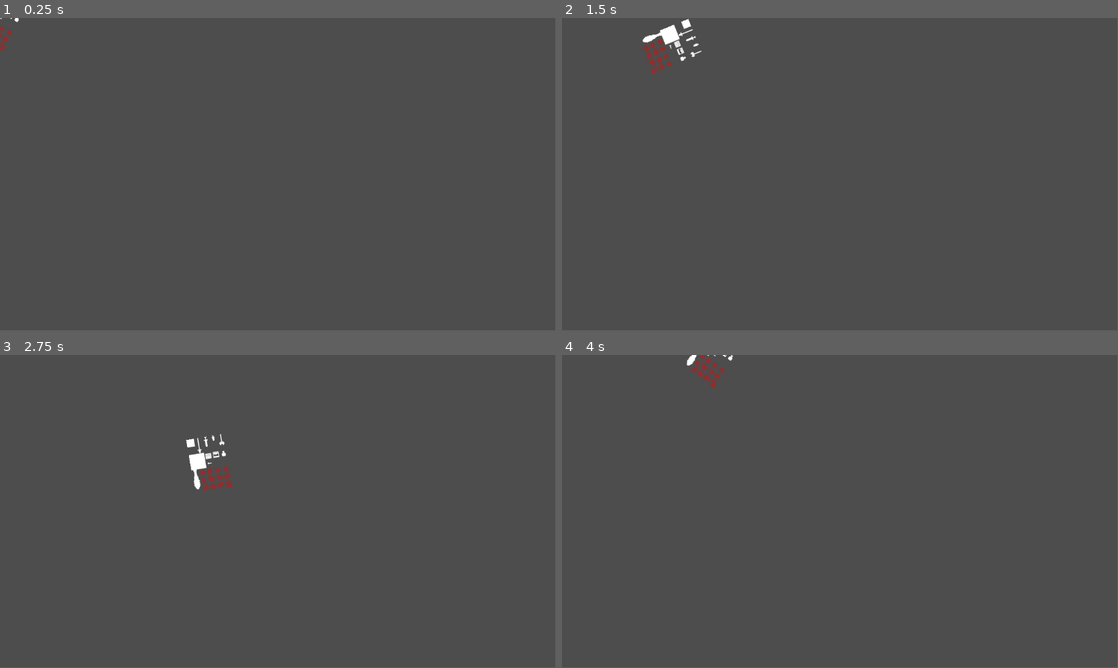
Above: before the commit, frames 1-4 (two rows, left to right).
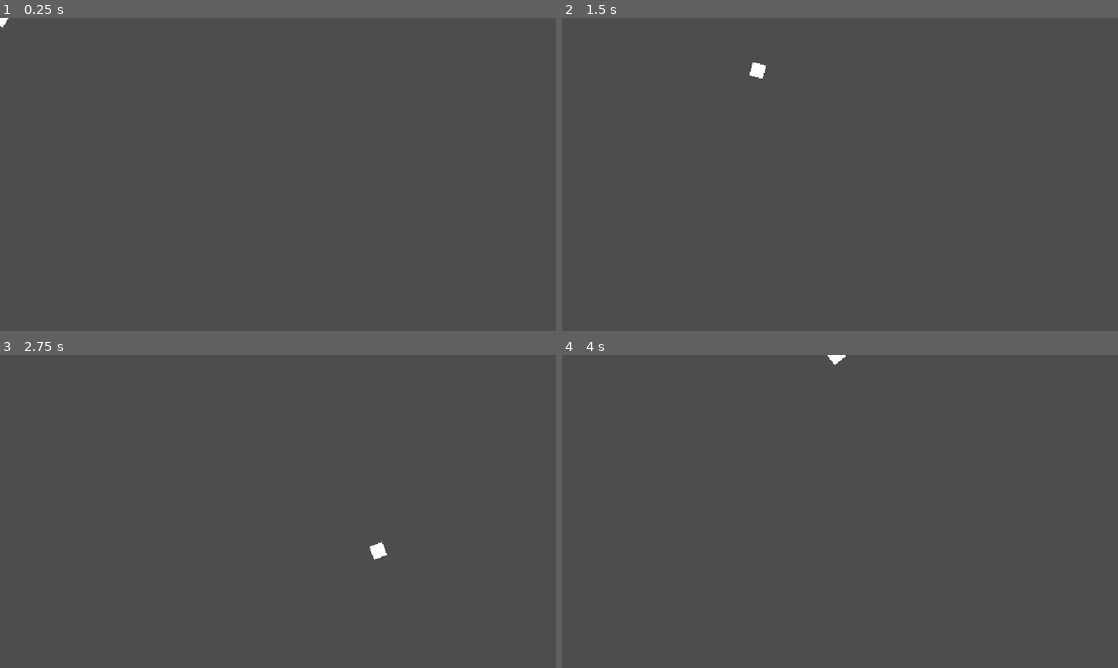
Above: after the commit, the same moments.

Repository: zMenta/Cubesh
Game: Godot game, scene res://player/player.tscn
The game is run twice, just before and just after one commit, with the same random seed, the same clock (stepped at 60 frames per second) and the same inputs. The project has no main scene, so this scene is started directly.
Inputs (mouse positions are in pixels of both pictures, inside the frame that each line leads up to):
- Up to frame 1 (0.25 s): no input
- Up to frame 2 (1.5 s): tap Enter at 0.5 s; move the mouse to (962, 158) at 0.52 s; hold D (right) 0.53-1.28 s; move the mouse to (728, 190) at 1.27 s; hold S (down) from 1.28 s (still down)
- Up to frame 3 (2.75 s): move the mouse to (333, 442) at 2.02 s; release S (down) at 2.03 s; hold D (right) from 2.03 s (still down)
- Up to frame 4 (4 s): move the mouse to (812, 574) at 2.77 s; release D (right) at 2.78 s; hold W (up) 2.78-3.53 s; move the mouse to (1006, 558) at 3.52 s; hold A (left) from 3.53 s (still down)
In our replay, the window is 799x449 before the commit and 800x450 after it. These sizes can differ from the game's own. Grey fills any space a smaller window leaves; there, only what the larger window draws over its background counts as a difference.

The runs differ from the first frame. In frame 1, 0.1% of the frame differs, in the area x 0-4%, y 0-11%; in frame 2, 0.6%; in frame 3, 0.6%, in the area x 33-70%, y 25-66%; in frame 4, 0.3%.

Commit message:
viewport adjustment

Diff:
--- a/player/player.tscn
+++ b/player/player.tscn
@@ -4,6 +4,7 @@
 [ext_resource type="Texture2D" uid="uid://by6stwb2lv712" path="res://common/assets.png" id="2_p3d7h"]
 
 [sub_resource type="RectangleShape2D" id="RectangleShape2D_6ghq3"]
+size = Vector2(16, 16)
 
 [node name="Player" type="CharacterBody2D"]
 script = ExtResource("1_hmwl6")
@@ -12,4 +13,7 @@
 shape = SubResource("RectangleShape2D_6ghq3")
 
 [node name="Sprite2D" type="Sprite2D" parent="."]
+texture_filter = 1
 texture = ExtResource("2_p3d7h")
+region_enabled = true
+region_rect = Rect2(0, 0, 16, 16)
--- a/project.godot
+++ b/project.godot
@@ -13,6 +13,14 @@
 config/name="Cubesh"
 config/features=PackedStringArray("4.0", "Forward Plus")
 config/icon="res://icon.svg"
+
+[display]
+
+window/size/viewport_width=640
+window/size/viewport_height=360
+window/size/window_width_override=1280
+window/size/window_height_override=720
+window/stretch/mode="viewport"
 
 [input]
 
